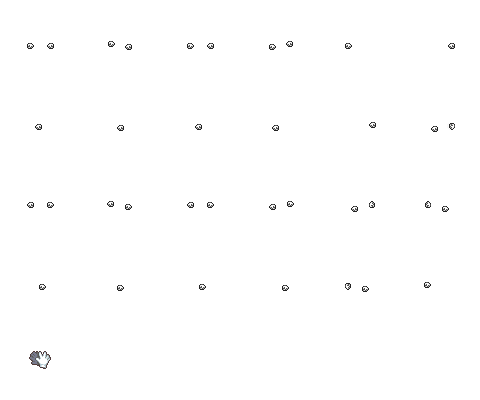
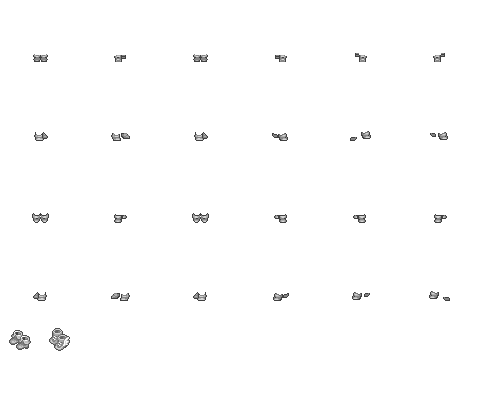
Before/after of a 480×400 layered artwork. What changed in the layer stack:
hid "gloves", painted on it over [9, 41, 455, 369]
showed "boots", painted on it over [9, 53, 450, 369]
